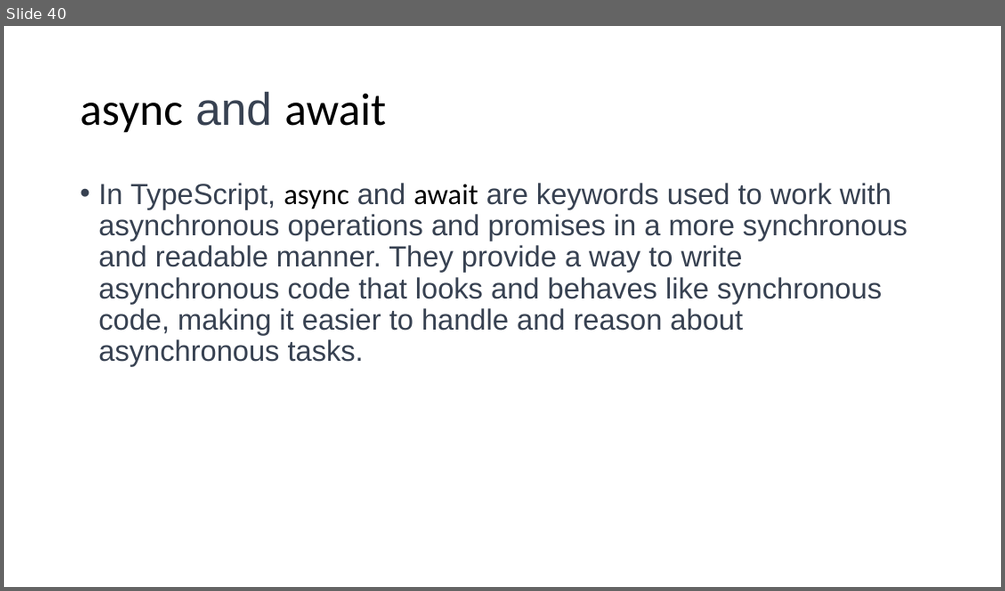
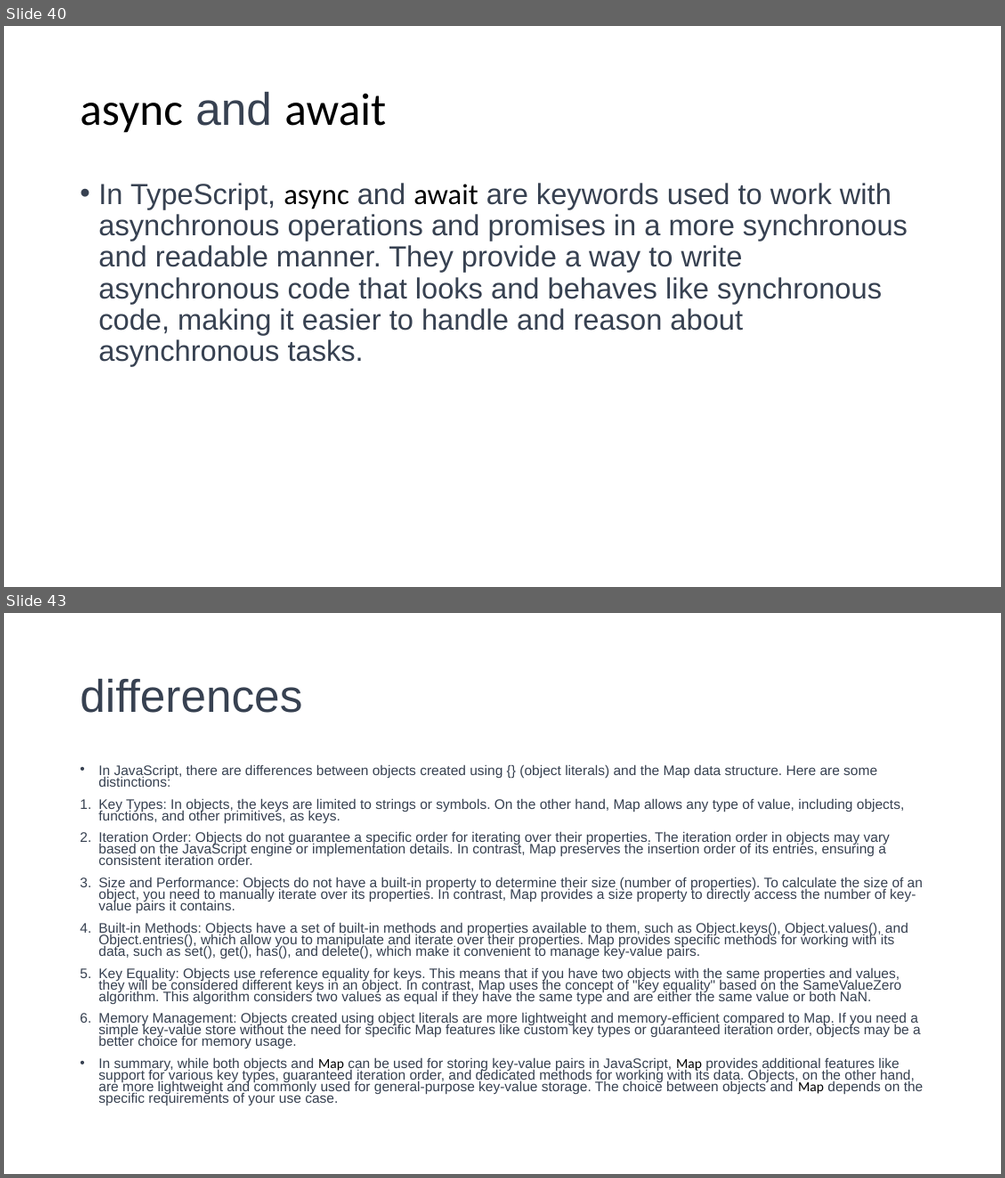
Before and after one commit to 1shaked/full-stack, a slide deck: 18ass/18ass.pptx. Shown one above the other, each under a label of ours: slide 40 before the commit, slides 40 and 43 after it; the slides between them are not shown. The pictures are 1005x591 and 1005x1178 pixels, drawn with LibreOffice and Linux fonts; fonts in the diff are those of the drawing. Boxes give left, top, right and bottom in pixels: in the first picture for what was removed or moved away, otherwise in the second. Text is boxed around its words. In the diff, an @@ line names an element or a change of style, - is before the commit and + after.

Commit message:
lecture 18

```diff
--- a/18ass/18ass.pptx
+++ b/18ass/18ass.pptx
@@ slide 43 added at bbox=[4, 613, 1001, 1174], background #FFFFFF @@
@@ title added at bbox=[80, 679, 302, 713], 44 pt, text #374151 @@
+differences
@@ text added at bbox=[98, 764, 923, 1106], 13.3 pt, text #374151 @@
+• In JavaScript, there are differences between objects created using {} (object literals) and the Map data structure. Here are some distinctions:
+1. Key Types: In objects, the keys are limited to strings or symbols. On the other hand, Map allows any type of value, including objects, functions, and other primitives, as keys.
+2. Iteration Order: Objects do not guarantee a specific order for iterating over their properties. The iteration order in objects may vary based on the JavaScript engine or implementation details. In contrast, Map preserves the insertion order of its entries, ensuring a consistent iteration order.
+3. Size and Performance: Objects do not have a built-in property to determine their size (number of properties). To calculate the size of an object, you need to manually iterate over its properties. In contrast, Map provides a size property to directly access the number of key-value pairs it contains.
+4. Built-in Methods: Objects have a set of built-in methods and properties available to them, such as Object.keys(), Object.values(), and Object.entries(), which allow you to manipulate and iterate over their properties. Map provides specific methods for working with its data, such as set(), get(), has(), and delete(), which make it convenient to manage key-value pairs.
+5. Key Equality: Objects use reference equality for keys. This means that if you have two objects with the same properties and values, they will be considered different keys in an object. In contrast, Map uses the concept of "key equality" based on the SameValueZero algorithm. This algorithm considers two values as equal if they have the same type and are either the same value or both NaN.
+6. Memory Management: Objects created using object literals are more lightweight and memory-efficient compared to Map. If you need a simple key-value store without the need for specific Map features like custom key types or guaranteed iteration order, objects may be a better choice for memory usage.
+• In summary, while both objects and Map can be used for storing key-value pairs in JavaScript, Map provides additional features like support for various key types, guaranteed iteration order, and dedicated methods for working with its data. Objects, on the other hand, are more lightweight and commonly used for general-purpose key-value storage. The choice between objects and Map depends on the specific requirements of your use case.
```
Also in this commit, not shown: 3 other slides added, 10 other files.
